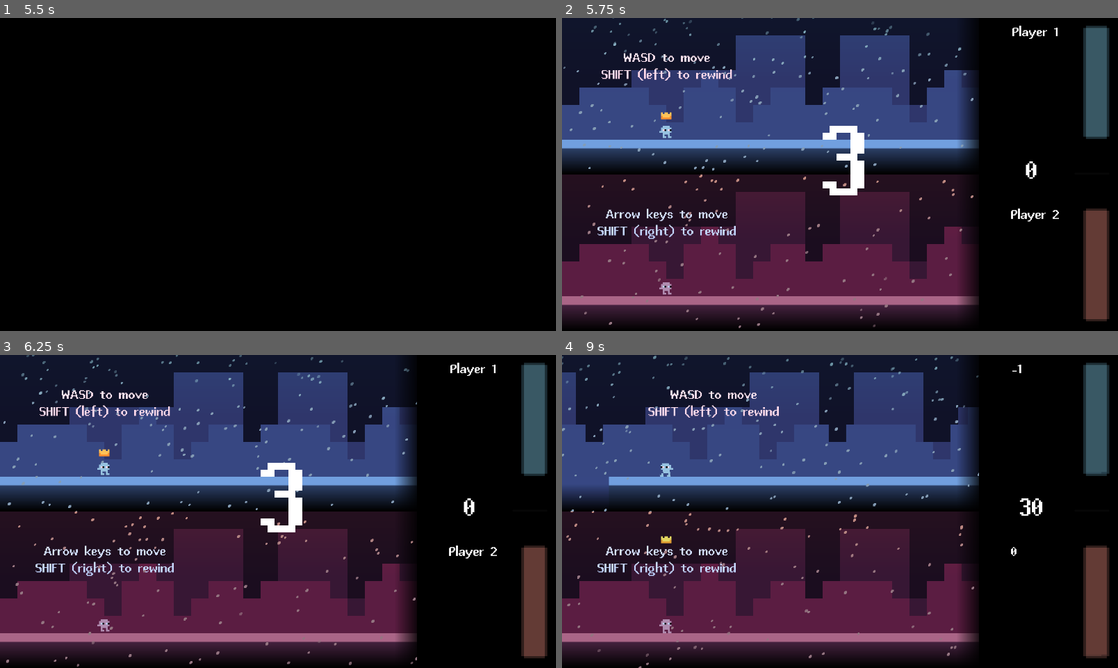
Above: before the commit, frames 1-4 (two rows, left to right).
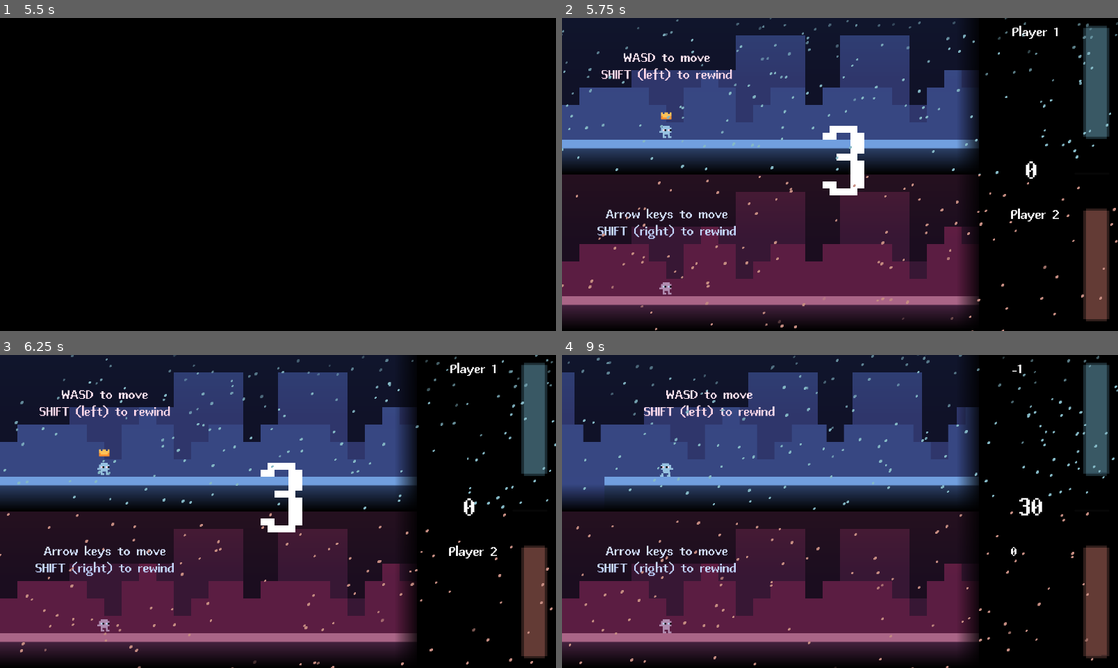
Above: after the commit, the same moments.

Repository: KingKingAu/-grandma
Game: Godot game, scene res://scenes/ui/main_menu.tscn
Two runs of this game, one before a commit and one after it. Both use one fixed random seed, a clock stepped at 60 frames per second and the inputs below. The engine's default icon, where the game draws it, is replaced by a stand-in: a white triangle on a blue panel in a dark square.
Inputs (mouse positions are in pixels of both pictures, inside the frame that each line leads up to):
- Up to frame 1 (5.5 s): tap Enter at 0.5 s; move the mouse to (400, 158) at 0.52 s; hold D (1_right) 0.53-2.03 s; tap Alt at 0.6, 1.35, 2.1 s; click (400, 158) at 0.67 s; tap Up at 0.77, 1.52 s; move the mouse to (166, 190) at 1.27 s; move the mouse to (333, 105) at 2.02 s; hold A (1_left) 2.03-2.75 s; click (316, 177) at 2.77 s; type "12" at 2.85 s; click "30s" at 3.5 s; click "60s" at 4.25 s; click "Custom" at 5 s
- Up to frame 2 (5.75 s): no input
- Up to frame 3 (6.25 s): move the mouse to (250, 574) at 5.77 s; hold D (1_right) from 5.78 s (still down); tap Alt at 5.85 s; click (250, 574) at 5.92 s; tap Up at 6.02 s
- Up to frame 4 (9 s): move the mouse to (1006, 558) at 6.52 s; tap Alt every 0.75 s from 6.6 to 8.85 s; tap Up at 6.77, 7.52 s; move the mouse to (673, 464) at 7.27 s; release D (1_right) at 7.28 s; hold A (1_left) 7.28-8.03 s; move the mouse to (867, 511) at 8.02 s; hold D (1_right) 8.03-8.78 s; click (867, 511) at 8.17 s; move the mouse to (756, 433) at 8.77 s; hold A (1_left) from 8.78 s (still down)

Frame 1 is identical in both runs. In frame 2, 1.8% of the frame differs, in the area x 0-100%, y 0-100%; in frame 3, 1.8%; in frame 4, 2.9%.

Commit message:
.
done loading screen
then redid loading screen
generally fixes and stuff here and there (e.g. main menu)

Diff:
--- a/game/scenes/main/autoload.gd
+++ b/game/scenes/main/autoload.gd
@@ -4,3 +4,5 @@
 var split_seed := false
 var seed := ""
 var seed2 := ""
+
+var next_scene_path := "res://scenes/ui/main_menu.tscn"
--- a/game/scenes/main/main.gd
+++ b/game/scenes/main/main.gd
@@ -21,6 +21,8 @@
 var rewind2_orig_pos: Vector2
 
 @export var music: AudioStreamPlayer
+
+@export var statics: Array[ColorRect] = []
 
 var player_pos1 := []
 var player_pos2 := []
@@ -102,7 +104,12 @@
 			player1.position = player_pos1.pop_back()
 			level1.position = level_pos1.pop_back()
 			player1.anim.flip_h = fliph1.pop_back()
+		statics[0].show()
+		statics[0].material.set_shader_parameter("intensity", statics[0].material.get_shader_parameter("intensity") * 1.03)
+		statics[0].material.set_shader_parameter("intensity", clamp(statics[0].material.get_shader_parameter("intensity"), .1, 1))
 	else:
+		statics[0].material.set_shader_parameter("intensity", .1)
+		statics[0].hide()
 		is_recording1 = true
 
 		create_tween().tween_property(rewind1, "modulate", Color(1, 1, 1, 0), 0.2)
@@ -131,7 +138,12 @@
 			player2.position = player_pos2.pop_back()
 			level2.position = level_pos2.pop_back()
 			player2.anim.flip_h = fliph2.pop_back()
+		statics[1].show()
+		statics[1].material.set_shader_parameter("intensity", statics[1].material.get_shader_parameter("intensity") * 1.03)
+		statics[1].material.set_shader_parameter("intensity", clamp(statics[1].material.get_shader_parameter("intensity"), .1, 1))
 	else:
+		statics[1].material.set_shader_parameter("intensity", .1)
+		statics[1].hide()
 		is_recording2 = true
 
 		create_tween().tween_property(rewind2, "modulate", Color(1, 1, 1, 0), 0.2)
--- a/game/scenes/main/main.tscn
+++ b/game/scenes/main/main.tscn
@@ -14,6 +14,7 @@
 [ext_resource type="Texture2D" uid="uid://b4jv32wnbemx5" path="res://assets/art/rewind_empty.png" id="10_blune"]
 [ext_resource type="Texture2D" uid="uid://cd0k6e21uckg5" path="res://assets/art/rewind_fill.png" id="11_th5th"]
 [ext_resource type="AudioStream" uid="uid://uakaseljeaik" path="res://assets/transcendedlifting-race-start-beeps-125125.mp3" id="13_th5th"]
+[ext_resource type="Shader" uid="uid://cflym4k4dtf71" path="res://scenes/main/static.gdshader" id="15_raeie"]
 
 [sub_resource type="LabelSettings" id="LabelSettings_l3cfh"]
 font = ExtResource("4_ow5a4")
@@ -129,7 +130,41 @@
 gradient = SubResource("Gradient_7smn1")
 fill_from = Vector2(1, 1)
 
-[node name="main" type="Node2D" unique_id=960753290 node_paths=PackedStringArray("crown", "player1", "player2", "level1", "level2", "timer", "countdown", "countsound", "rewind1", "rewind2", "music")]
+[sub_resource type="ShaderMaterial" id="ShaderMaterial_7smn1"]
+resource_local_to_scene = true
+shader = ExtResource("15_raeie")
+shader_parameter/intensity = 0.10000000475
+shader_parameter/chroma_shift = 6.000000285
+shader_parameter/chroma_bleed = 1.0
+shader_parameter/saturation = 0.8
+shader_parameter/tint = Color(1, 0.96, 0.9, 1)
+shader_parameter/line_wobble = 1.2
+shader_parameter/tracking_amount = 0.35
+shader_parameter/tracking_speed = 0.6
+shader_parameter/tracking_height = 0.08
+shader_parameter/head_switch_height = 0.03
+shader_parameter/noise_amount = 0.12
+shader_parameter/static_lines = 0.25
+shader_parameter/flicker = 0.04
+
+[sub_resource type="ShaderMaterial" id="ShaderMaterial_raeie"]
+resource_local_to_scene = true
+shader = ExtResource("15_raeie")
+shader_parameter/intensity = 0.10000000475
+shader_parameter/chroma_shift = 6.000000285
+shader_parameter/chroma_bleed = 1.0
+shader_parameter/saturation = 0.8
+shader_parameter/tint = Color(1, 0.96, 0.9, 1)
+shader_parameter/line_wobble = 1.2
+shader_parameter/tracking_amount = 0.35
+shader_parameter/tracking_speed = 0.6
+shader_parameter/tracking_height = 0.08
+shader_parameter/head_switch_height = 0.03
+shader_parameter/noise_amount = 0.12
+shader_parameter/static_lines = 0.25
+shader_parameter/flicker = 0.04
+
+[node name="main" type="Node2D" unique_id=960753290 node_paths=PackedStringArray("crown", "player1", "player2", "level1", "level2", "timer", "countdown", "countsound", "rewind1", "rewind2", "music", "statics")]
 script = ExtResource("1_hyk8p")
 crown = NodePath("Crown")
 player1 = NodePath("player")
@@ -144,6 +179,7 @@
 rewind1 = NodePath("rewind arrow1")
 rewind2 = NodePath("rewind arrow2")
 music = NodePath("music")
+statics = [NodePath("static1"), NodePath("static2")]
 
 [node name="bg" type="ColorRect" parent="." unique_id=1126892988]
 anchors_preset = 15
@@ -480,6 +516,7 @@
 texture = SubResource("GradientTexture2D_l3cfh")
 
 [node name="particles" type="GPUParticles2D" parent="ui" unique_id=1624898664]
+z_index = 3
 material = SubResource("ShaderMaterial_hxu8e")
 amount = 1000
 texture = ExtResource("10_7smn1")
@@ -573,6 +610,7 @@
 size_flags_vertical = 3
 
 [node name="timer_label" type="Label" parent="ui/bg/VBoxContainer/MarginContainer/HBoxContainer" unique_id=918040556]
+z_index = 1
 layout_mode = 2
 size_flags_horizontal = 3
 theme_override_fonts/font = ExtResource("4_ow5a4")
@@ -659,6 +697,20 @@
 [node name="countsound" type="AudioStreamPlayer" parent="." unique_id=13051898]
 stream = ExtResource("13_th5th")
 
+[node name="static1" type="ColorRect" parent="." unique_id=1231112632]
+visible = false
+material = SubResource("ShaderMaterial_7smn1")
+offset_left = -640.0
+offset_top = -360.0
+offset_right = 640.0
+
+[node name="static2" type="ColorRect" parent="." unique_id=1078632210]
+visible = false
+material = SubResource("ShaderMaterial_raeie")
+offset_left = -640.0
+offset_right = 640.0
+offset_bottom = 360.0
+
 [connection signal="body_entered" from="death1" to="." method="_on_death_1_body_entered"]
 [connection signal="body_entered" from="death2" to="." method="_on_death_2_body_entered"]
 [connection signal="timeout" from="ui/bg/VBoxContainer/MarginContainer/HBoxContainer/Timer" to="." method="_on_timer_timeout"]
--- /dev/null
+++ b/game/scenes/main/static.gdshader
@@ -0,0 +1,79 @@
+// Analog Horror VHS Shader Pack LITE - VHS tape effect (tracking, noise, chroma bleed)
+// (c) 2026 assetsmithpixels — MIT License (see LICENSE.txt)
+shader_type canvas_item;
+
+uniform sampler2D screen_tex : hint_screen_texture, filter_linear, repeat_disable;
+
+uniform float intensity : hint_range(0.0, 1.0) = 1.0;
+group_uniforms Chroma;
+uniform float chroma_shift : hint_range(0.0, 12.0) = 2.5;   // horizontal color fringe in pixels
+uniform float chroma_bleed : hint_range(0.0, 1.0) = 0.6;    // horizontal color smear
+uniform float saturation : hint_range(0.0, 2.0) = 0.8;
+uniform vec3 tint : source_color = vec3(1.0, 0.96, 0.9);
+group_uniforms Tracking;
+uniform float line_wobble : hint_range(0.0, 6.0) = 1.2;     // per-line jitter in pixels
+uniform float tracking_amount : hint_range(0.0, 1.0) = 0.35;
+uniform float tracking_speed : hint_range(0.0, 4.0) = 0.6;
+uniform float tracking_height : hint_range(0.01, 0.4) = 0.08;
+uniform float head_switch_height : hint_range(0.0, 0.15) = 0.03; // distorted band at bottom
+group_uniforms Noise;
+uniform float noise_amount : hint_range(0.0, 1.0) = 0.12;
+uniform float static_lines : hint_range(0.0, 1.0) = 0.25;
+uniform float flicker : hint_range(0.0, 0.3) = 0.04;
+
+float hash(vec2 p) {
+	return fract(sin(dot(p, vec2(12.9898, 78.233))) * 43758.5453);
+}
+
+const vec3 LUMA = vec3(0.299, 0.587, 0.114);
+
+void fragment() {
+	vec2 uv = SCREEN_UV;
+	vec2 px = SCREEN_PIXEL_SIZE;
+	float t = TIME;
+	float line = floor(uv.y / px.y);
+	float frame = floor(t * 30.0);
+
+	// per-line horizontal wobble
+	float off = (hash(vec2(line * 0.07, frame)) - 0.5) * line_wobble * px.x;
+
+	// rolling tracking band
+	float band_y = 1.0 - fract(t * tracking_speed * 0.15);
+	float band = smoothstep(tracking_height, 0.0, abs(uv.y - band_y));
+	off += band * tracking_amount * (hash(vec2(line, frame + 3.0)) - 0.3) * 40.0 * px.x;
+
+	// head-switching noise at the bottom of the frame
+	float head = smoothstep(1.0 - head_switch_height, 1.0, uv.y) * step(0.0001, head_switch_height);
+	off += head * (0.5 + hash(vec2(line, frame)) * 0.5) * 30.0 * px.x;
+
+	vec2 suv = clamp(uv + vec2(off, 0.0), vec2(0.0), vec2(1.0));
+	vec3 src = texture(screen_tex, suv).rgb;
+
+	// sharp luma, blurry shifted chroma (like composite video)
+	float y = dot(src, LUMA);
+	vec3 acc = vec3(0.0);
+	for (int i = -2; i <= 2; i++) {
+		float dx = (float(i) * chroma_bleed * 3.0 + chroma_shift) * px.x;
+		acc += texture(screen_tex, clamp(suv + vec2(dx, 0.0), vec2(0.0), vec2(1.0))).rgb;
+	}
+	acc /= 5.0;
+	vec3 col = vec3(y) + (acc - vec3(dot(acc, LUMA))) * saturation;
+	// extra red/blue fringe
+	col.r = mix(col.r, texture(screen_tex, suv + vec2(chroma_shift * px.x, 0.0)).r, 0.35);
+	col.b = mix(col.b, texture(screen_tex, suv - vec2(chroma_shift * px.x, 0.0)).b, 0.35);
+
+	// grain
+	float n = hash(uv * vec2(1.0 / px.x, 1.0 / px.y) * 0.001 + fract(t * 7.13));
+	col += (n - 0.5) * noise_amount;
+	// white static streaks
+	float streak = step(1.0 - static_lines * 0.015, hash(vec2(line * 0.13, frame)));
+	streak *= step(0.4, hash(vec2(floor(uv.x * 40.0), line + frame)));
+	col += streak * 0.6;
+	// noise inside tracking / head bands
+	col += (band * tracking_amount + head) * (hash(vec2(uv.x * 300.0, line + frame)) - 0.4) * 0.5;
+
+	col *= tint;
+	col *= 1.0 - flicker * hash(vec2(frame, 1.7));
+
+	COLOR = vec4(mix(texture(screen_tex, uv).rgb, clamp(col, 0.0, 1.0), intensity), 1.0);
+}
--- a/game/scenes/ui/game_over.gd
+++ b/game/scenes/ui/game_over.gd
@@ -59,7 +59,8 @@
 	fade.tween_property(main.music, "volume_linear", 0.1, 2)
 	await fade.finished
 
-	get_tree().reload_current_scene()
+	Autoload.next_scene_path = "res://scenes/main/main.tscn"
+	get_tree().change_scene_to_file("res://scenes/ui/loading.tscn")
 
 
 func _on_mainmenu_pressed() -> void:
@@ -68,4 +69,5 @@
 	fade.tween_property(main.music, "volume_linear", 0.1, 2)
 	await fade.finished
 
-	get_tree().change_scene_to_file("res://scenes/ui/main_menu.tscn")
+	Autoload.next_scene_path = "res://scenes/ui/main_menu.tscn"
+	get_tree().change_scene_to_file("res://scenes/ui/loading.tscn")
--- a/game/scenes/ui/game_over.tscn
+++ b/game/scenes/ui/game_over.tscn
@@ -143,6 +143,7 @@
 color_ramp = SubResource("GradientTexture1D_hxu8e")
 
 [node name="game over" type="Control" unique_id=270488899 node_paths=PackedStringArray("black", "bg", "menu", "canvasgroup", "lab_score1", "lab_score2", "result")]
+z_index = 2
 layout_mode = 3
 anchors_preset = 15
 anchor_right = 1.0
@@ -460,7 +461,7 @@
 theme_override_constants/shadow_outline_size = 0
 theme_override_fonts/font = ExtResource("7_0mouq")
 theme_override_font_sizes/font_size = 32
-text = "Retry"
+text = "Rematch"
 horizontal_alignment = 1
 vertical_alignment = 1
 
--- /dev/null
+++ b/game/scenes/ui/loading.gd
@@ -0,0 +1,21 @@
+extends Node2D
+
+@export var progress_bar: TextureProgressBar
+var next_scene_path: String
+var progress: Array[float] = []
+
+
+func _ready() -> void:
+	next_scene_path = Autoload.next_scene_path
+	ResourceLoader.load_threaded_request(next_scene_path)
+
+func _process(delta: float) -> void:
+	var status = ResourceLoader.load_threaded_get_status(next_scene_path, progress)
+
+	match status:
+		ResourceLoader.THREAD_LOAD_IN_PROGRESS:
+			var pct = progress[0] * 100
+			progress_bar.value = pct
+		ResourceLoader.THREAD_LOAD_LOADED:
+			var scene = ResourceLoader.load_threaded_get(next_scene_path)
+			get_tree().change_scene_to_packed(scene)
--- /dev/null
+++ b/game/scenes/ui/loading.tscn
@@ -0,0 +1,51 @@
+[gd_scene format=3 uid="uid://drsewc31xu40x"]
+
+[ext_resource type="Script" uid="uid://bue72wcet5jjt" path="res://scenes/ui/loading.gd" id="1_wkfxc"]
+[ext_resource type="Texture2D" uid="uid://biwobwxn2qsc7" path="res://assets/art/logo_empty.png" id="4_gbjog"]
+[ext_resource type="Texture2D" uid="uid://bikmux5f2tset" path="res://assets/art/logo_fill.png" id="5_2b8us"]
+
+[node name="loading" type="Node2D" unique_id=917391982 node_paths=PackedStringArray("progress_bar")]
+script = ExtResource("1_wkfxc")
+progress_bar = NodePath("Control/TextureProgressBar")
+
+[node name="Camera2D" type="Camera2D" parent="." unique_id=1753464]
+
+[node name="Control" type="Control" parent="." unique_id=634850210]
+layout_mode = 3
+anchors_preset = 15
+anchor_right = 1.0
+anchor_bottom = 1.0
+offset_left = -640.0
+offset_top = -360.0
+offset_right = 640.0
+offset_bottom = 360.0
+grow_horizontal = 2
+grow_vertical = 2
+size_flags_horizontal = 3
+size_flags_vertical = 3
+
+[node name="ColorRect" type="ColorRect" parent="Control" unique_id=1034690848]
+layout_mode = 1
+anchors_preset = 15
+anchor_right = 1.0
+anchor_bottom = 1.0
+grow_horizontal = 2
+grow_vertical = 2
+color = Color(0.078431375, 0.06666667, 0.10980392, 1)
+
+[node name="TextureProgressBar" type="TextureProgressBar" parent="Control" unique_id=371545531]
+texture_filter = 1
+layout_mode = 1
+anchors_preset = 15
+anchor_right = 1.0
+anchor_bottom = 1.0
+offset_left = 353.0
+offset_top = 257.0
+offset_right = 1339.0
+offset_bottom = 213.0
+grow_horizontal = 2
+grow_vertical = 2
+scale = Vector2(0.25, 0.25)
+pivot_offset = Vector2(5, 24)
+texture_under = ExtResource("4_gbjog")
+texture_progress = ExtResource("5_2b8us")
--- a/game/scenes/ui/main_menu.gd
+++ b/game/scenes/ui/main_menu.gd
@@ -51,7 +51,9 @@
 	await tween.finished
 
 	Autoload.game_length = time
-	get_tree().change_scene_to_file("res://scenes/main/main.tscn")
+
+	Autoload.next_scene_path = "res://scenes/main/main.tscn"
+	get_tree().change_scene_to_file("res://scenes/ui/loading.tscn")
 
 func _on_30_pressed() -> void:
 	if starting:
--- a/game/scenes/ui/main_menu.tscn
+++ b/game/scenes/ui/main_menu.tscn
@@ -698,9 +698,9 @@
 [node name="MarginContainer" type="MarginContainer" parent="CanvasGroup/bg/menu/CenterContainer/PanelContainer/MarginContainer/PanelContainer" unique_id=1423686260]
 layout_mode = 2
 theme_override_constants/margin_left = 40
-theme_override_constants/margin_top = 28
+theme_override_constants/margin_top = 40
 theme_override_constants/margin_right = 40
-theme_override_constants/margin_bottom = 28
+theme_override_constants/margin_bottom = 40
 
 [node name="VBoxContainer" type="VBoxContainer" parent="CanvasGroup/bg/menu/CenterContainer/PanelContainer/MarginContainer/PanelContainer/MarginContainer" unique_id=1885274986]
 layout_mode = 2
@@ -761,6 +761,20 @@
 text = "Art by me"
 horizontal_alignment = 1
 vertical_alignment = 1
+
+[node name="credit5" type="Label" parent="CanvasGroup/bg/menu/CenterContainer/PanelContainer/MarginContainer/PanelContainer/MarginContainer/VBoxContainer" unique_id=2065032094]
+layout_mode = 2
+size_flags_horizontal = 3
+size_flags_vertical = 8
+theme_override_colors/font_color = Color(0.51291424, 0.6336959, 0.8676562, 1)
+theme_override_colors/font_shadow_color = Color(0.5137255, 0.6313726, 0.8666667, 0.23529412)
+theme_override_constants/shadow_offset_x = 3
+theme_override_constants/shadow_offset_y = 3
+theme_override_fonts/font = ExtResource("5_q85j6")
+theme_override_font_sizes/font_size = 32
+text = "VHS Horror shader by assetsmithpixels (MIT license)"
+horizontal_alignment = 1
+vertical_alignment = 2
 
 [node name="particles" type="GPUParticles2D" parent="CanvasGroup" unique_id=2077210520]
 material = SubResource("ShaderMaterial_7suek")
Binary file added: game/assets/art/logo_empty.png
Not shown, added: game/assets/art/logo_empty.png.import
Binary file added: game/assets/art/logo_fill.png
Not shown, added: game/assets/art/logo_fill.png.import
Not shown, added: game/scenes/main/static.gdshader.uid
Not shown, added: game/scenes/ui/loading.gd.uid
